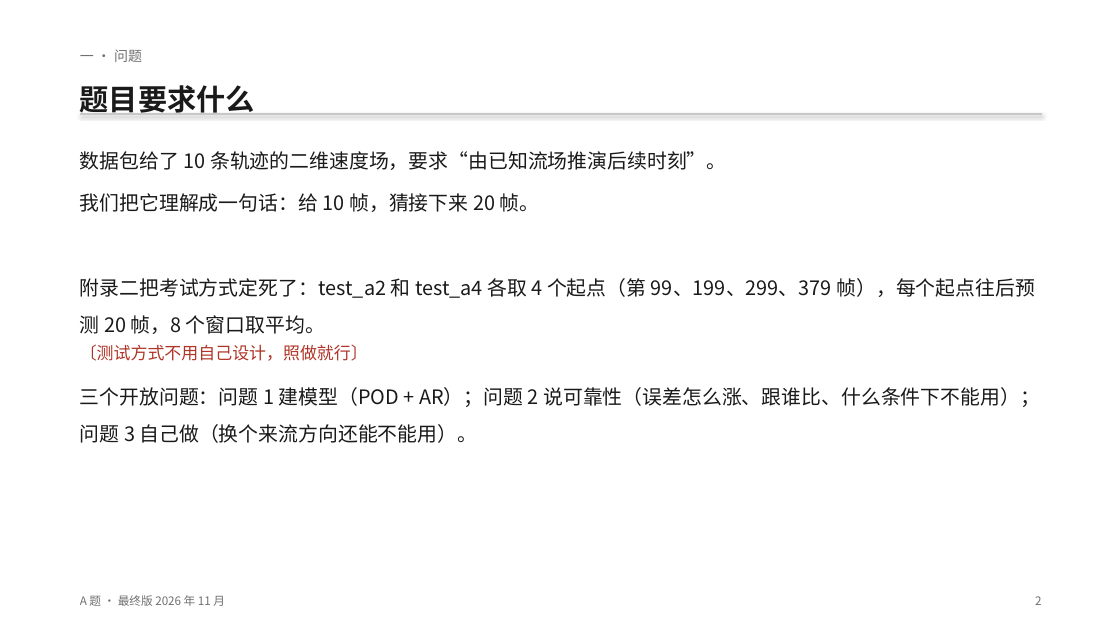
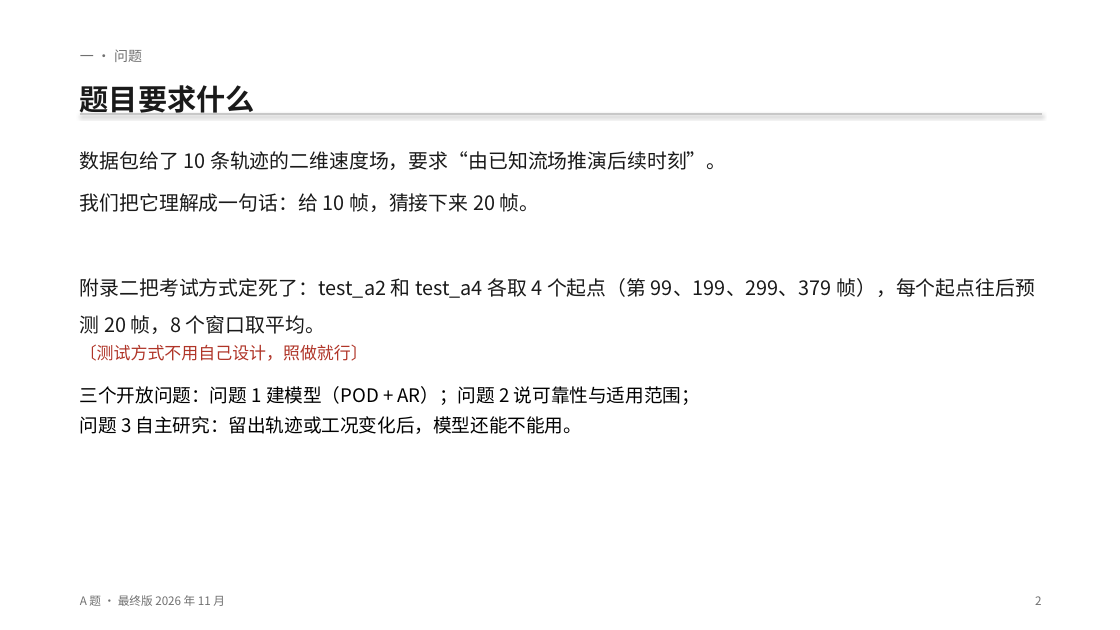
Before and after one commit to tuofeilun711/-A-, a slide deck: slide 2 of deliverables/A题_POD-AR_答辩汇报.pptx. Drawn at 1120x630 pixels with LibreOffice and Linux fonts; fonts in the diff are those of the drawing. Boxes give left, top, right and bottom in pixels: in the first picture for what was removed or moved away, otherwise in the second. Text is boxed around its words. In the diff, an @@ line names an element or a change of style, - is before the commit and + after.

```diff
--- a/deliverables/A题_POD-AR_答辩汇报.pptx
+++ b/deliverables/A题_POD-AR_答辩汇报.pptx
@@ text at [80,386,700,434]: text changed; size 17 to 16 pt; text colour #1A1A1A to #000000 @@
-三个开放问题：问题 1 建模型（POD + AR）；问题 2 说可靠性（误差怎么涨、跟谁比、什么条件下不能用）；问题 3 自己做（换个来流方向还能不能用）。
+三个开放问题：问题 1 建模型（POD + AR）；问题 2 说可靠性与适用范围；
+问题 3 自主研究：留出轨迹或工况变化后，模型还能不能用。
```
Also in this commit, not shown: 6 other slides changed, 23 other files.
